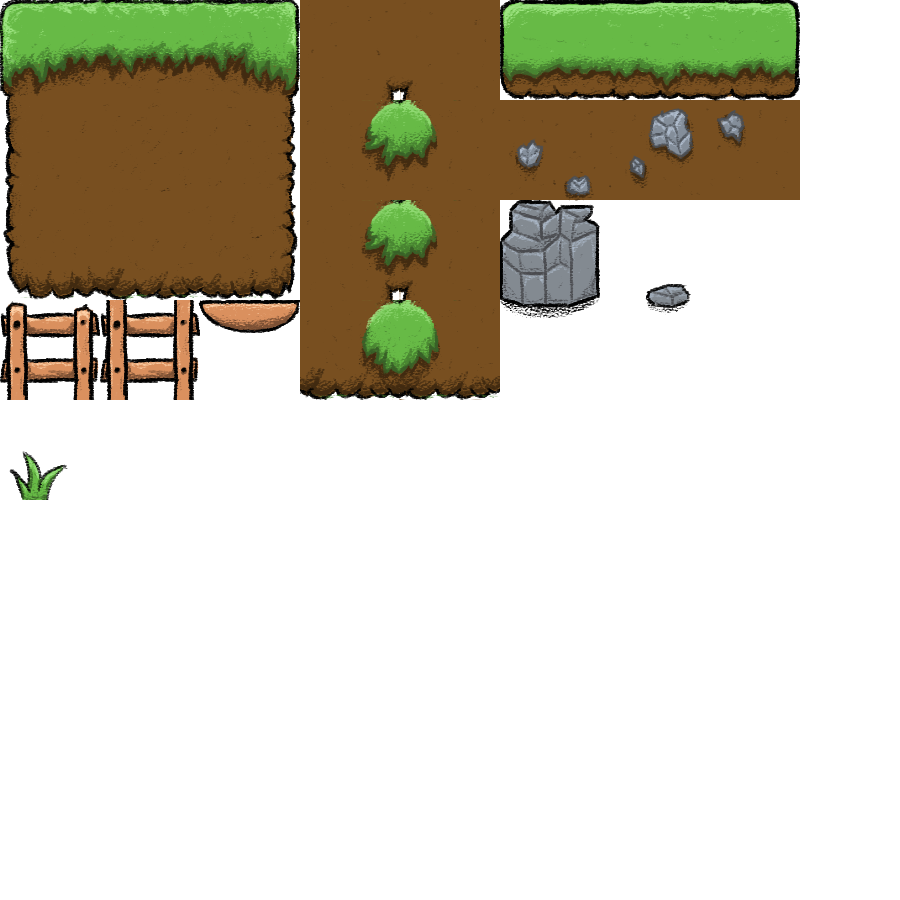
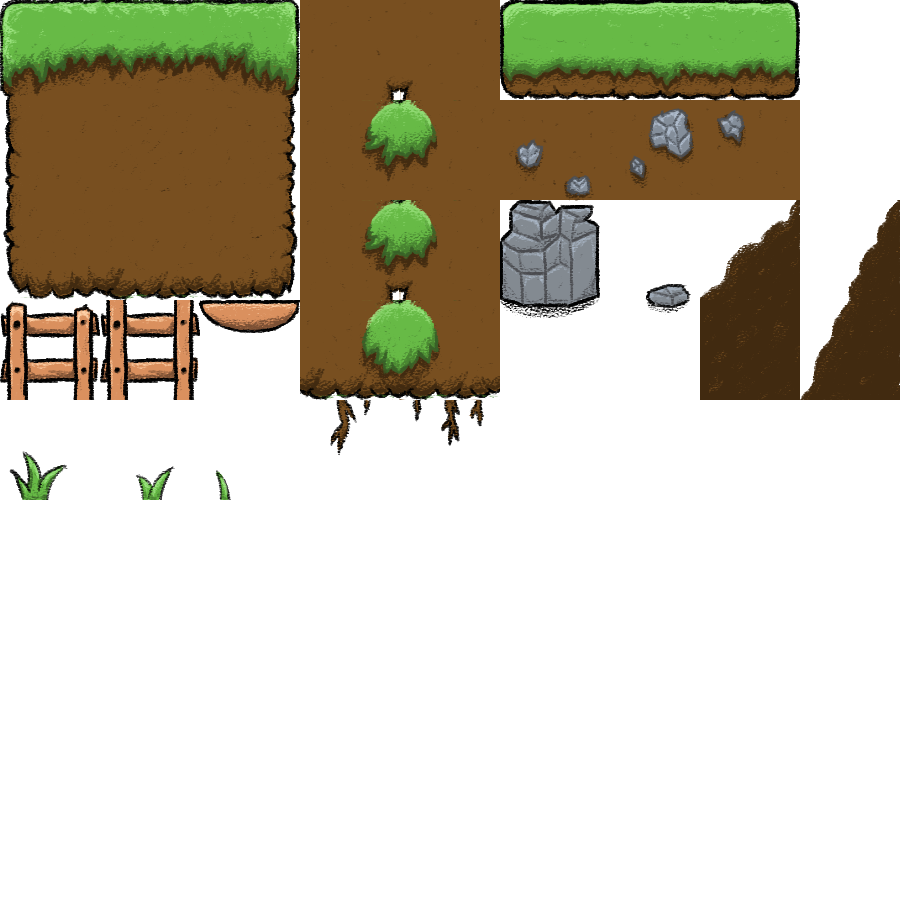
Layered file, before and after one edit (900x900). Changes by layer:
painted on "Shading" over [left=143, top=477, right=228, bottom=500]
painted on "Outline" over [left=135, top=400, right=485, bottom=500]
painted on "Undershade" over [left=140, top=473, right=167, bottom=498]
painted on "Dirt Shading" over [left=331, top=202, right=900, bottom=448]
painted on "Color" over [left=139, top=470, right=229, bottom=500]
painted on "Dirt Color" over [left=330, top=200, right=900, bottom=451]
